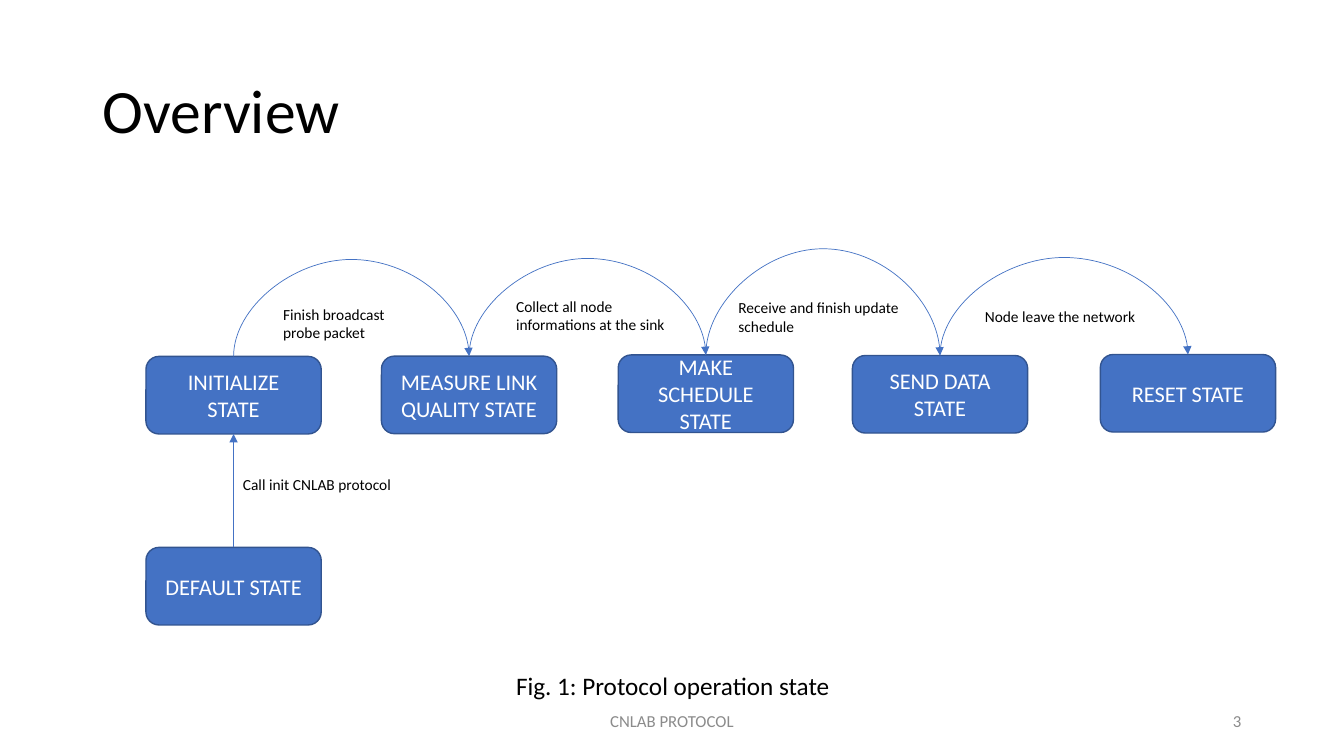
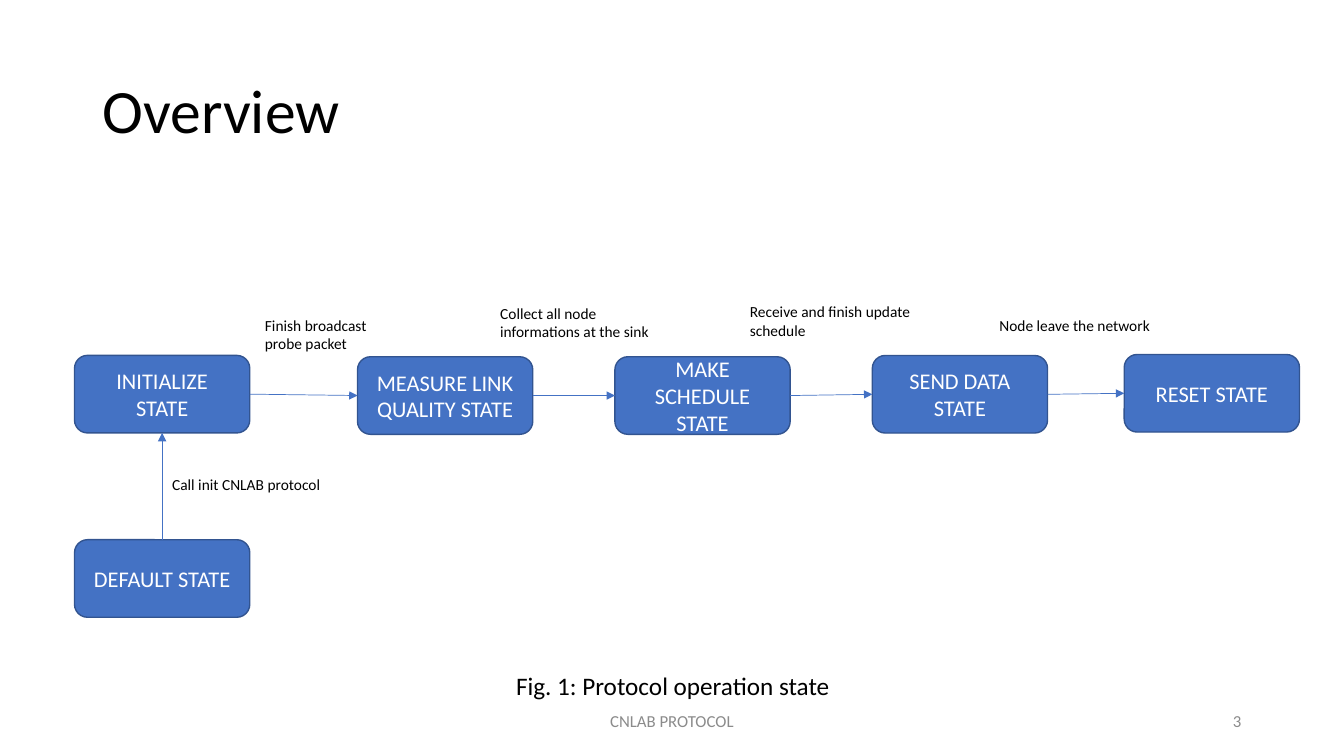
Before and after one commit to huynn8/paper_draft, a slide deck: slide 3 of Protocol Documentations/2020_05_27_Protocol Documentations/2020_04_13_CNLAB_PROTOCOL.pptx. Drawn at 1344x756 pixels with LibreOffice and Linux fonts; fonts in the diff are those of the drawing. Boxes give left, top, right and bottom in pixels: in the first picture for what was removed or moved away, otherwise in the second. Text is boxed around its words. In the diff, an @@ line names an element or a change of style, - is before the commit and + after.

```diff
--- a/Protocol Documentations/2020_05_27_Protocol Documentations/2020_04_13_CNLAB_PROTOCOL.pptx
+++ b/Protocol Documentations/2020_05_27_Protocol Documentations/2020_04_13_CNLAB_PROTOCOL.pptx
@@ curved arrow removed from (234, 357) to (469, 356) @@
@@ curved arrow removed from (469, 356) to (706, 355) @@
@@ curved arrow removed from (706, 355) to (941, 356) @@
@@ curved arrow removed from (941, 356) to (1189, 355) @@
@@ text "Collect all node informations at ...": place and size @@
-text "Collect all node informations at ..." at [516, 301, 665, 330]
+text "Collect all node informations at ..." at [500, 308, 649, 337]
@@ text "Receive and finish update schedule": place and size @@
-text "Receive and finish update schedule" at [738, 302, 898, 332]
+text "Receive and finish update schedule" at [750, 306, 910, 336]
@@ text "Finish broadcast probe packet": place and size @@
-text "Finish broadcast probe packet" at [283, 309, 385, 341]
+text "Finish broadcast probe packet" at [265, 320, 367, 352]
@@ text "Node leave the network": place and size @@
-text "Node leave the network" at [985, 311, 1135, 322]
+text "Node leave the network" at [999, 320, 1149, 331]
@@ rounded rectangle "INITIALIZE STATE": place and size @@
-rounded rectangle "INITIALIZE STATE" at [146, 357, 322, 435]
+rounded rectangle "INITIALIZE STATE" at [75, 356, 250, 434]
@@ rounded rectangle "MEASURE LINK QUALITY STATE": place and size @@
-rounded rectangle "MEASURE LINK QUALITY STATE" at [381, 356, 557, 434]
+rounded rectangle "MEASURE LINK QUALITY STATE" at [358, 357, 533, 435]
@@ rounded rectangle "SEND DATA STATE": place and size @@
-rounded rectangle "SEND DATA STATE" at [853, 356, 1028, 434]
+rounded rectangle "SEND DATA STATE" at [872, 356, 1048, 434]
@@ rounded rectangle "RESET STATE": place and size @@
-rounded rectangle "RESET STATE" at [1101, 355, 1276, 433]
+rounded rectangle "RESET STATE" at [1124, 355, 1300, 433]
@@ arrow added from (250, 394) to (358, 395), #4472C4 0.5 pt @@
@@ arrow added from (533, 395) to (615, 395), #4472C4 0.5 pt @@
@@ arrow added from (790, 395) to (872, 394), #4472C4 0.5 pt @@
@@ arrow added from (1048, 394) to (1124, 393), #4472C4 0.5 pt @@
@@ arrow moved from (234, 547) - (234, 435) to (162, 539) - (162, 434) @@
@@ text "Call init CNLAB protocol": place and size @@
-text "Call init CNLAB protocol" at [243, 479, 391, 493]
+text "Call init CNLAB protocol" at [172, 479, 321, 493]
@@ rounded rectangle "DEFAULT STATE": place and size @@
-rounded rectangle "DEFAULT STATE" at [146, 547, 322, 625]
+rounded rectangle "DEFAULT STATE" at [75, 539, 250, 617]
```
Also in this commit, not shown: 1 other file.
